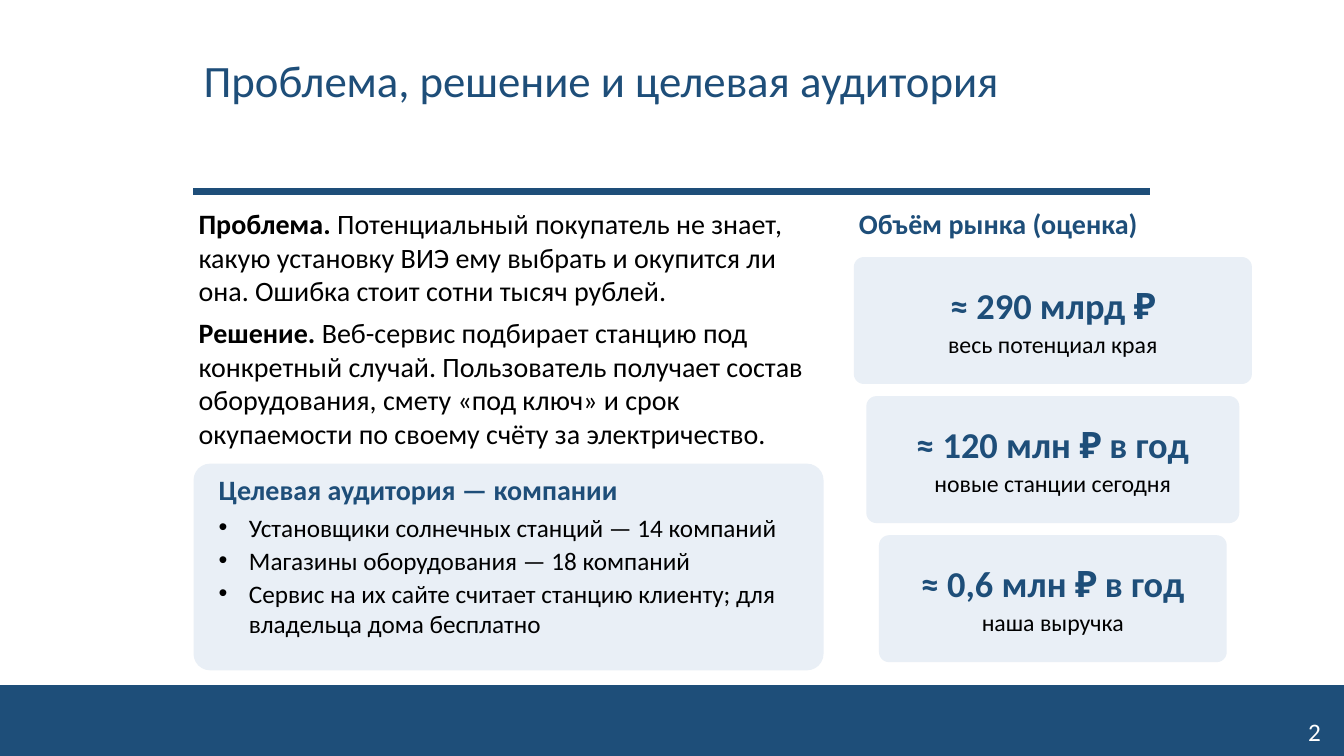
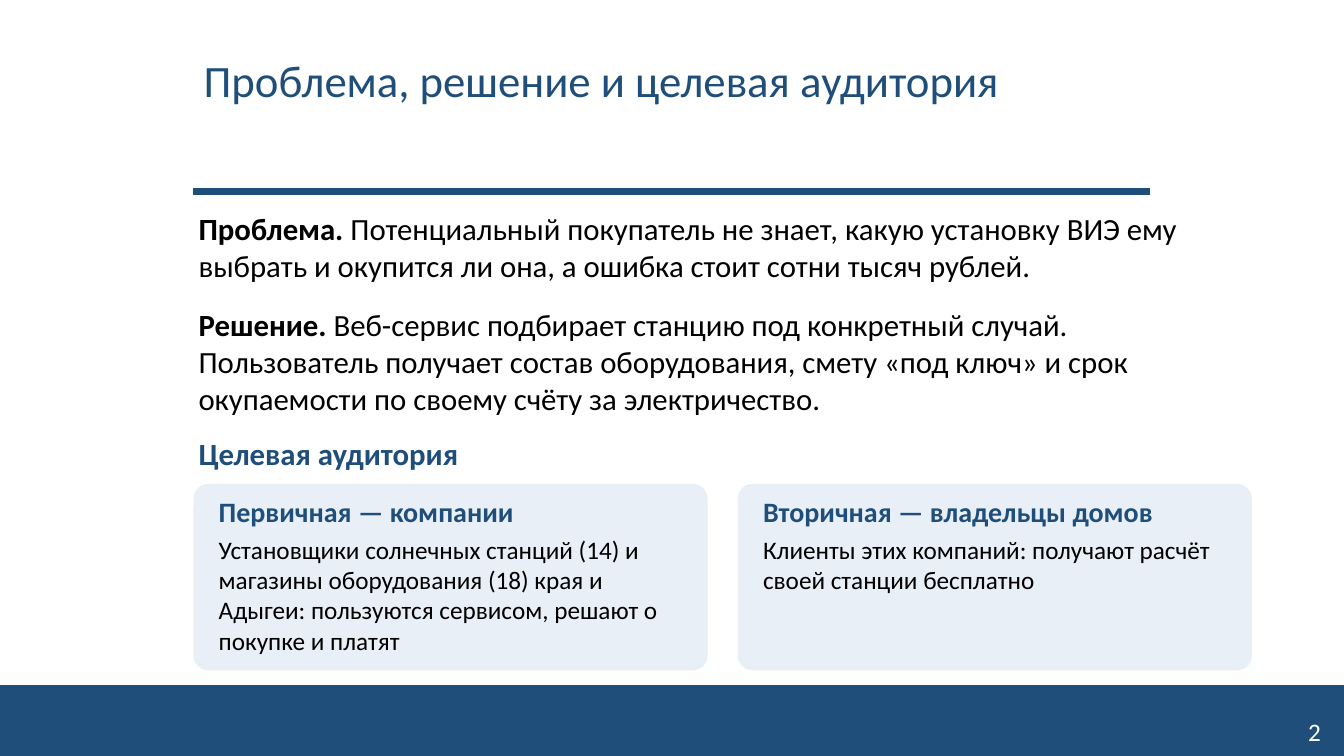
Before and after one commit to NeK0ban/SunCount, a slide deck: slide 2 of reports/ip_truba/SunCount_IS_truba.pptx. Drawn at 1344x756 pixels with LibreOffice and Linux fonts; fonts in the diff are those of the drawing; background and template pictures are left out. Boxes give left, top, right and bottom in pixels: in the first picture for what was removed or moved away, otherwise in the second. Text is boxed around its words. In the diff, an @@ line names an element or a change of style, - is before the commit and + after.

```diff
--- a/reports/ip_truba/SunCount_IS_truba.pptx
+++ b/reports/ip_truba/SunCount_IS_truba.pptx
@@ text at (199, 219, 1177, 282): text changed; size 20 to 22 pt @@
-Проблема. Потенциальный покупатель не знает, какую установку ВИЭ ему выбрать и окупится ли она. Ошибка стоит сотни тысяч рублей.
+Проблема. Потенциальный покупатель не знает, какую установку ВИЭ ему выбрать и окупится ли она, а ошибка стоит сотни тысяч рублей.
@@ text removed at (859, 213, 1138, 239) @@
-Объём рынка (оценка)
@@ text removed at (948, 295, 1157, 357) @@
-≈ 290 млрд ₽
-весь потенциал края
@@ text "Решение. Веб-сервис подбирает станцию под ...": place and size @@
-text "Решение. Веб-сервис подбирает станцию под ..." at (199, 324, 802, 449)
+text "Решение. Веб-сервис подбирает станцию под ..." at (199, 315, 1128, 415)
@@ text "Решение. Веб-сервис подбирает станцию под ..." at (199, 315, 1128, 415): size 20 to 22 pt @@
@@ rounded rectangle removed at (867, 396, 1240, 523) @@
@@ text added at (199, 445, 458, 470), 22 pt, text #1E4E79, bold @@
+Целевая аудитория
@@ text removed at (934, 434, 1189, 496) @@
-≈ 120 млн ₽ в год
-новые станции сегодня
@@ rounded rectangle: place and size @@
-rounded rectangle at (194, 464, 824, 670)
+rounded rectangle at (194, 484, 708, 670)
@@ text at (219, 504, 657, 654): text changed @@
-Целевая аудитория — компании
-• Установщики солнечных станций — 14 компаний
-• Магазины оборудования — 18 компаний
-• Сервис на их сайте считает станцию клиенту; для владельца дома бесплатно
+Первичная — компании
+Установщики солнечных станций (14) и магазины оборудования (18) края и Адыгеи: пользуются сервисом, решают о покупке и платят
@@ rounded rectangle: place and size @@
-rounded rectangle at (854, 257, 1252, 384)
+rounded rectangle at (738, 484, 1252, 670)
@@ text added at (763, 504, 1210, 593), 18 pt, text #000000 @@
+Вторичная — владельцы домов
+Клиенты этих компаний: получают расчёт своей станции бесплатно
@@ rounded rectangle removed at (879, 535, 1227, 662) @@
@@ text removed at (947, 572, 1184, 635) @@
-≈ 0,6 млн ₽ в год
-наша выручка
```
Also in this commit, not shown: 2 other slides changed, 7 other files.
